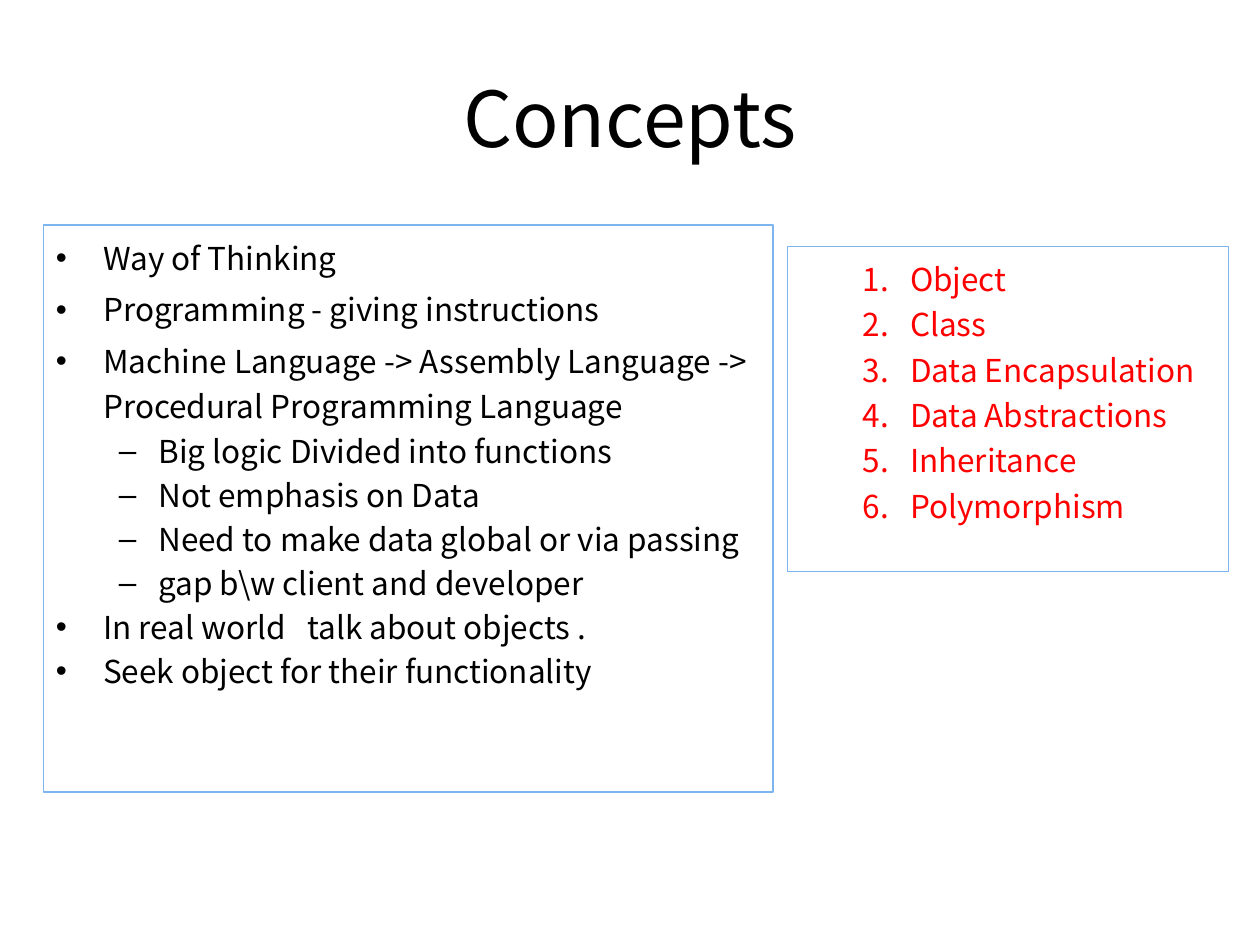
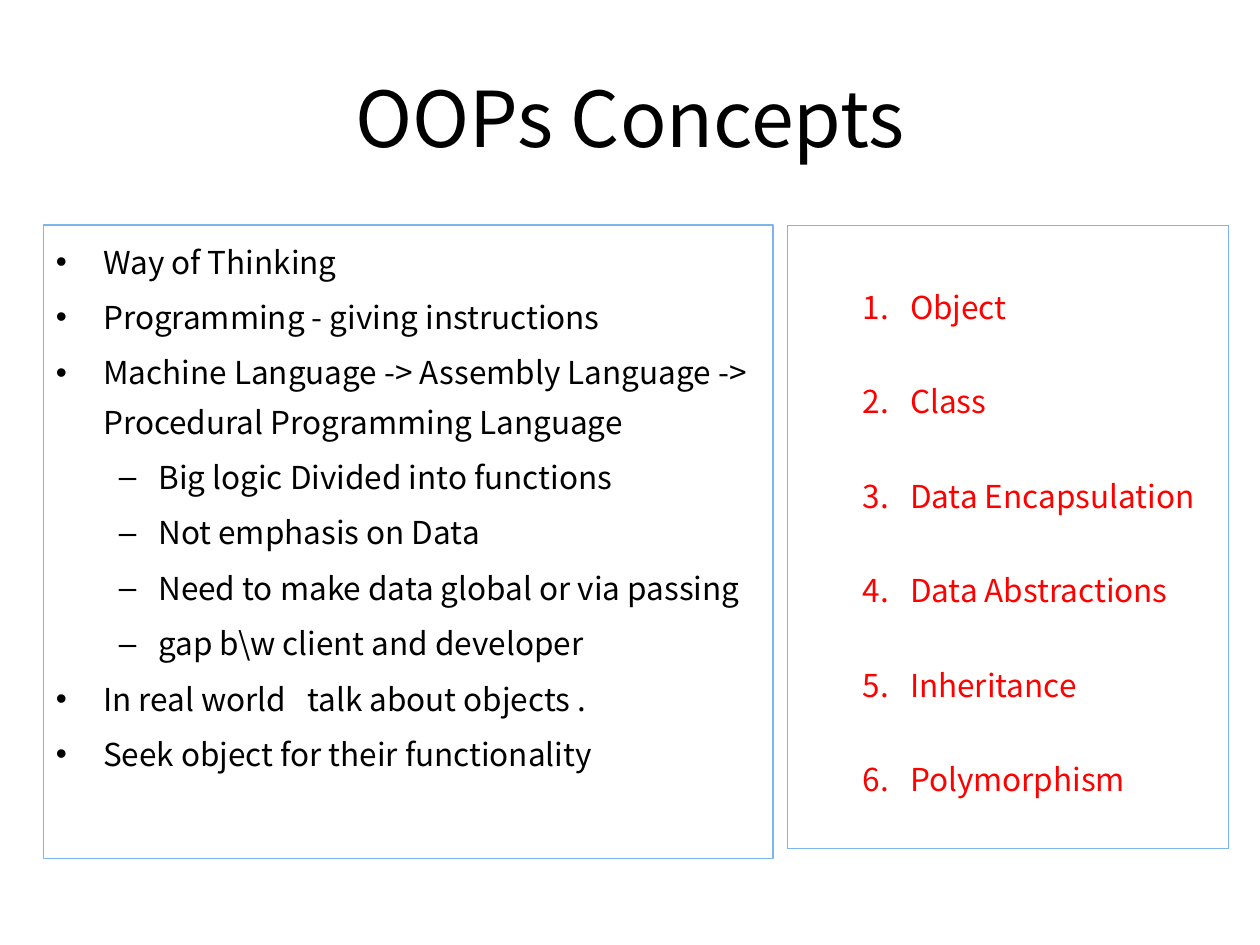
Before and after one commit to pankajfri/Training-Materials, a slide deck: slide 30 of Objected Oriented Programming Concepts Using C++ & Data Structures/Session-1.pptx (slide 31 before the commit). Drawn at 1260x945 pixels with LibreOffice and Linux fonts; fonts in the diff are those of the drawing. Boxes give left, top, right and bottom in pixels: in the first picture for what was removed or moved away, otherwise in the second. Text is boxed around its words. In the diff, an @@ line names an element or a change of style, - is before the commit and + after.

```diff
--- a/Objected Oriented Programming Concepts Using C++ & Data Structures/Session-1.pptx
+++ b/Objected Oriented Programming Concepts Using C++ & Data Structures/Session-1.pptx
@@ title at [355,89,904,165]: text changed @@
-Concepts
+OOPs Concepts
@@ text "Way of Thinking": place and size @@
-text "Way of Thinking" at [44,226,774,793]
+text "Way of Thinking" at [44,226,774,859]
@@ text "Way of Thinking" at [44,226,774,859]: line spacing 1.2 to 1.3; line spacing 1 to 1.3 @@
@@ rectangle "Object": place and size @@
-rectangle "Object" at [788,247,1228,572]
+rectangle "Object" at [788,226,1228,849]
@@ rectangle "Object" at [788,226,1228,849]: line spacing 1.2 to 2.5 @@
```
Also in this commit, not shown: 10 other slides changed, 1 slide removed, 1 other file.
